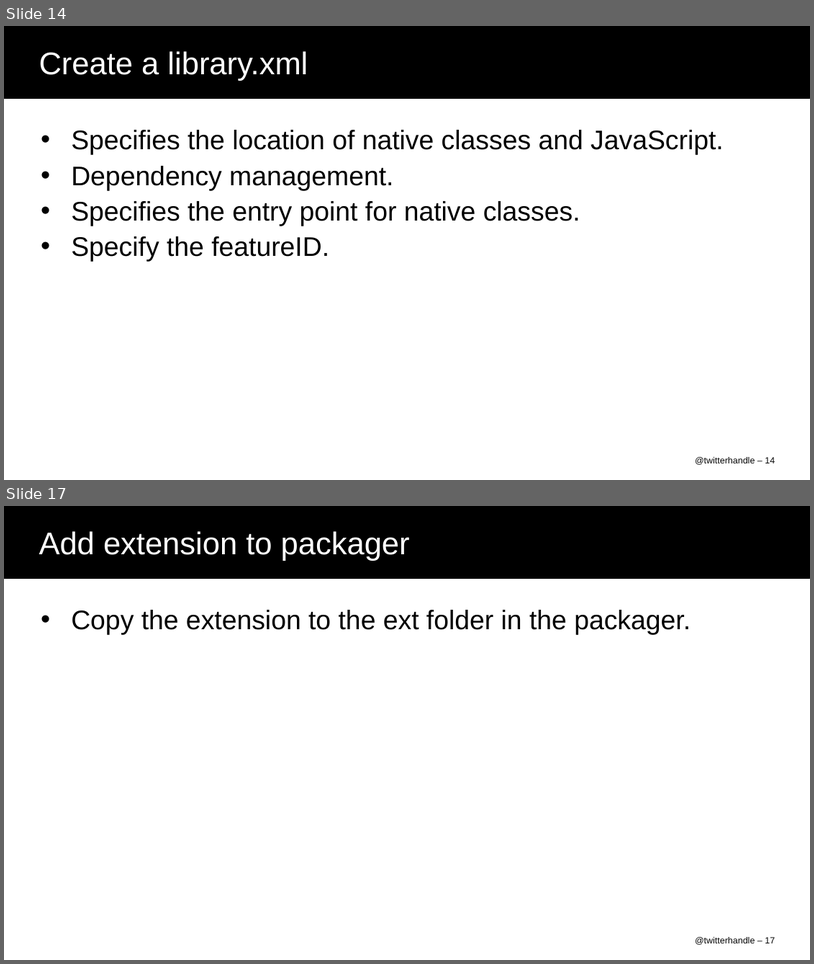
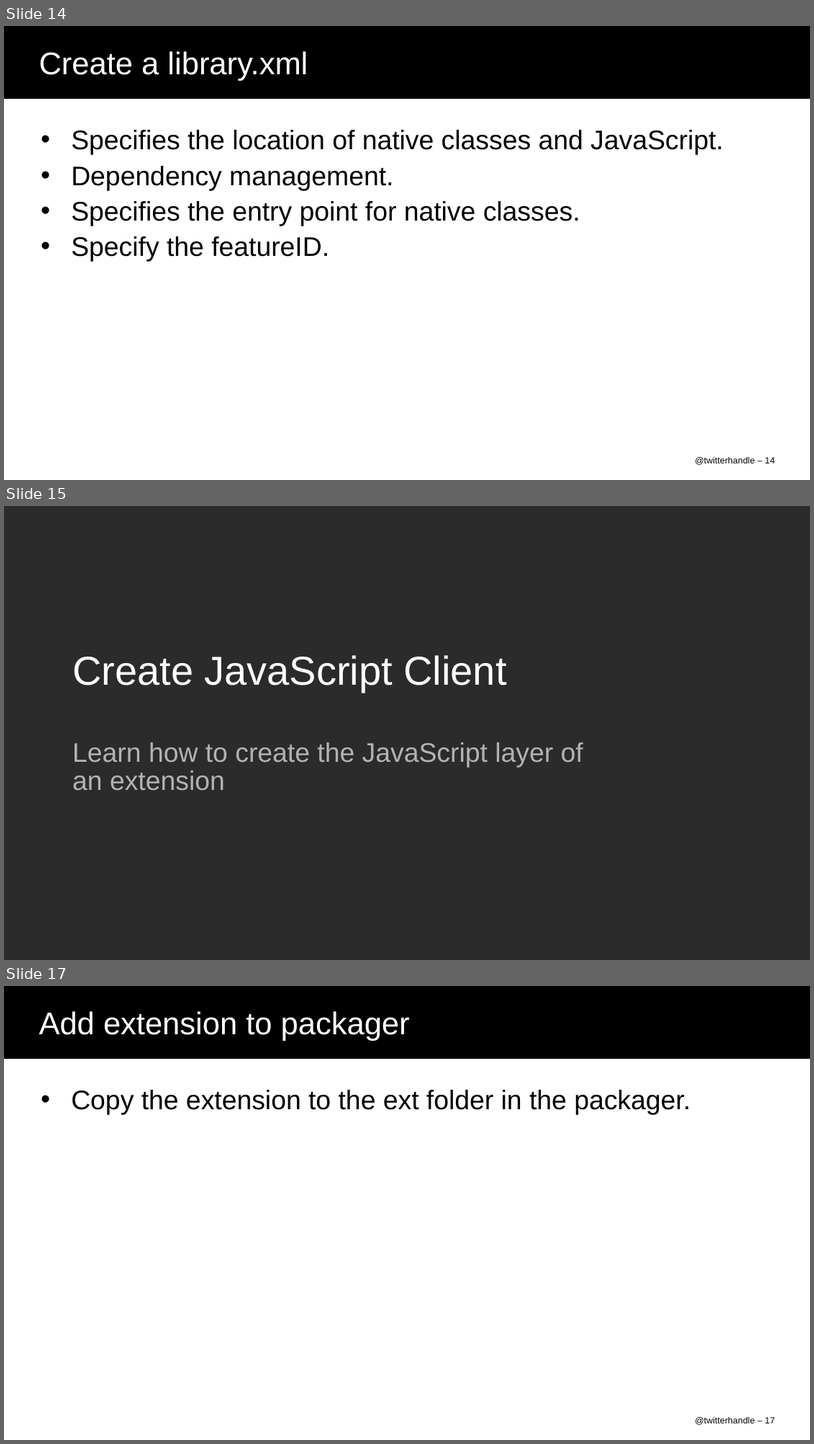
Before and after one commit to nukulb/devcon-demo, a slide deck: DEV51_DelCol.ppt. Shown one above the other, each under a label of ours: slides 14 and 17 before the commit, slides 14, 15 and 17 after it; the slides between them are not shown. The pictures are 814x964 and 814x1444 pixels, drawn with LibreOffice and Linux fonts; fonts in the diff are those of the drawing; background and template pictures are left out; a plain dark background stands for a picture behind light text. Boxes give left, top, right and bottom in pixels: in the first picture for what was removed or moved away, otherwise in the second. Text is boxed around its words. In the diff, an @@ line names an element or a change of style, - is before the commit and + after.

```diff
--- a/DEV51_DelCol.ppt
+++ b/DEV51_DelCol.ppt
@@ slide 15 added at box(4, 506, 810, 960), background picture (left out) @@
@@ title added at box(72, 655, 507, 692), 36 pt, text #FFFFFF @@
+Create JavaScript Client
@@ subtitle added at box(72, 742, 584, 790), 24 pt, text #B2B2B2 @@
+Learn how to create the JavaScript layer of an extension
```
Also in this commit, not shown: 4 slides changed, 1 other slide added, 8 slides removed, 2 other files.
